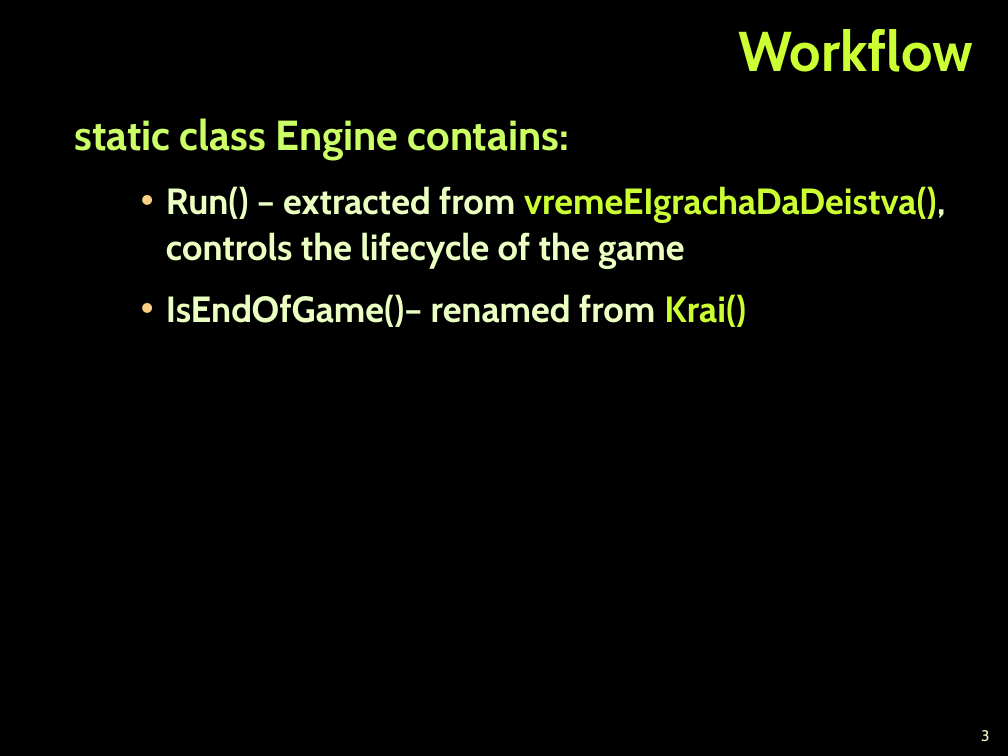
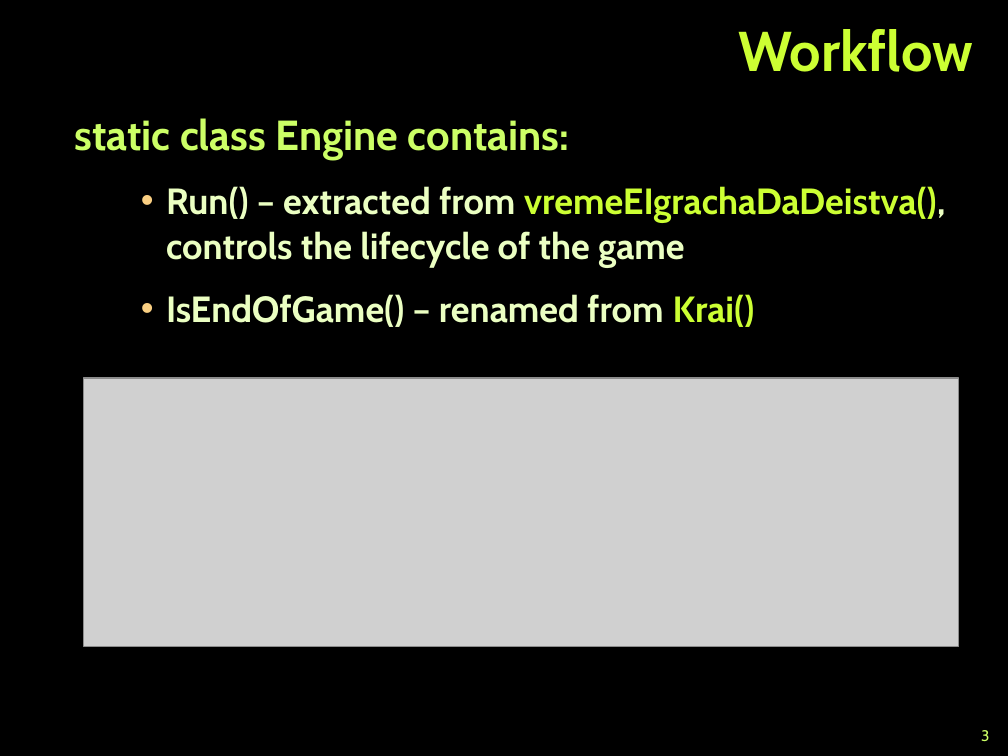
Before and after one commit to ilian-ivanov/TeamWorkArsenic, a slide deck: slide 3 of Team Arsenic.ppt. Drawn at 1008x756 pixels with LibreOffice and Linux fonts; fonts in the diff are those of the drawing; grey boxes stand for pictures; background and template pictures are left out. Boxes give left, top, right and bottom in pixels: in the first picture for what was removed or moved away, otherwise in the second. Text is boxed around its words. In the diff, an @@ line names an element or a change of style, - is before the commit and + after.

Commit message:
Added Documentation And Pictures to the presentations

```diff
--- a/Team Arsenic.ppt
+++ b/Team Arsenic.ppt
@@ text at [166,294,755,327]: text changed @@
-      • IsEndOfGame()– renamed from Krai()
+      • IsEndOfGame() – renamed from Krai()
@@ picture added at [84,378,959,647] @@
@@ page number at [981,730,989,742]: text colour #EBFFC2 to #CCFF66 @@
```
Also in this commit, not shown: 6 other slides changed, 2 slides added, 4 other files.
